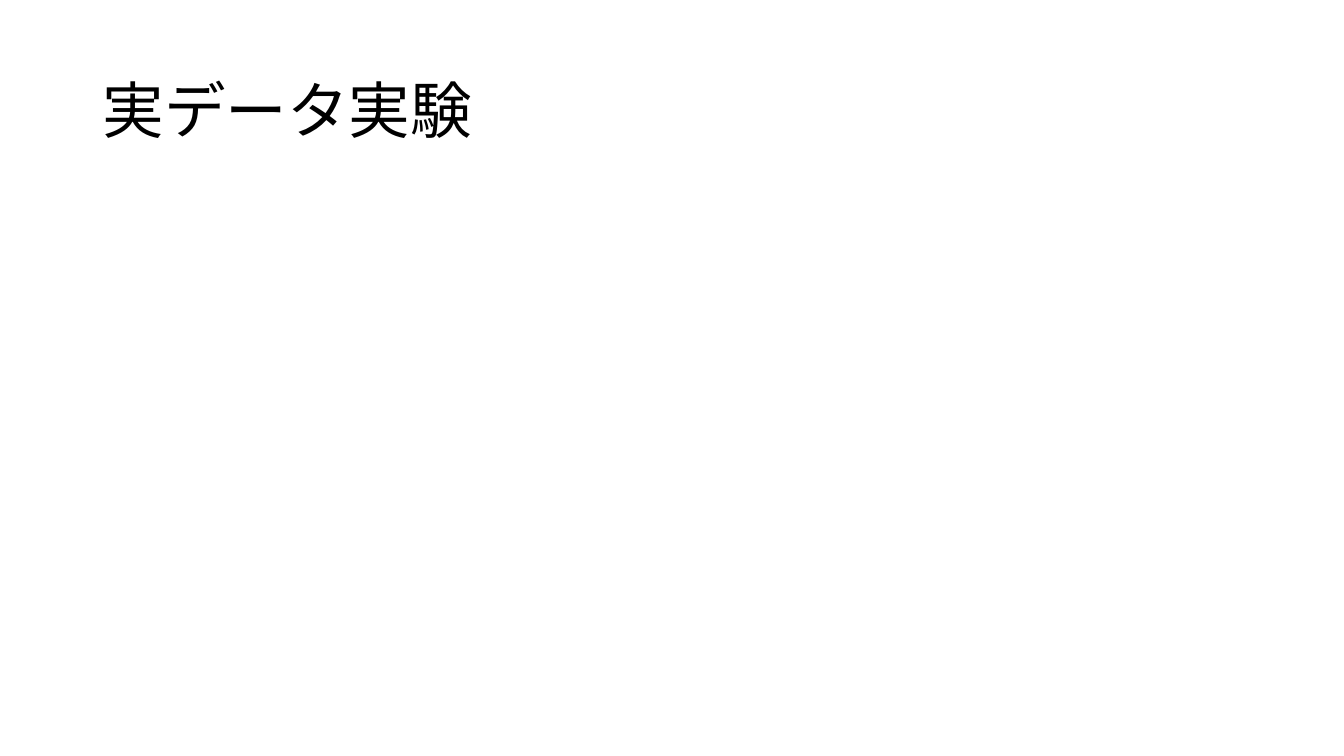
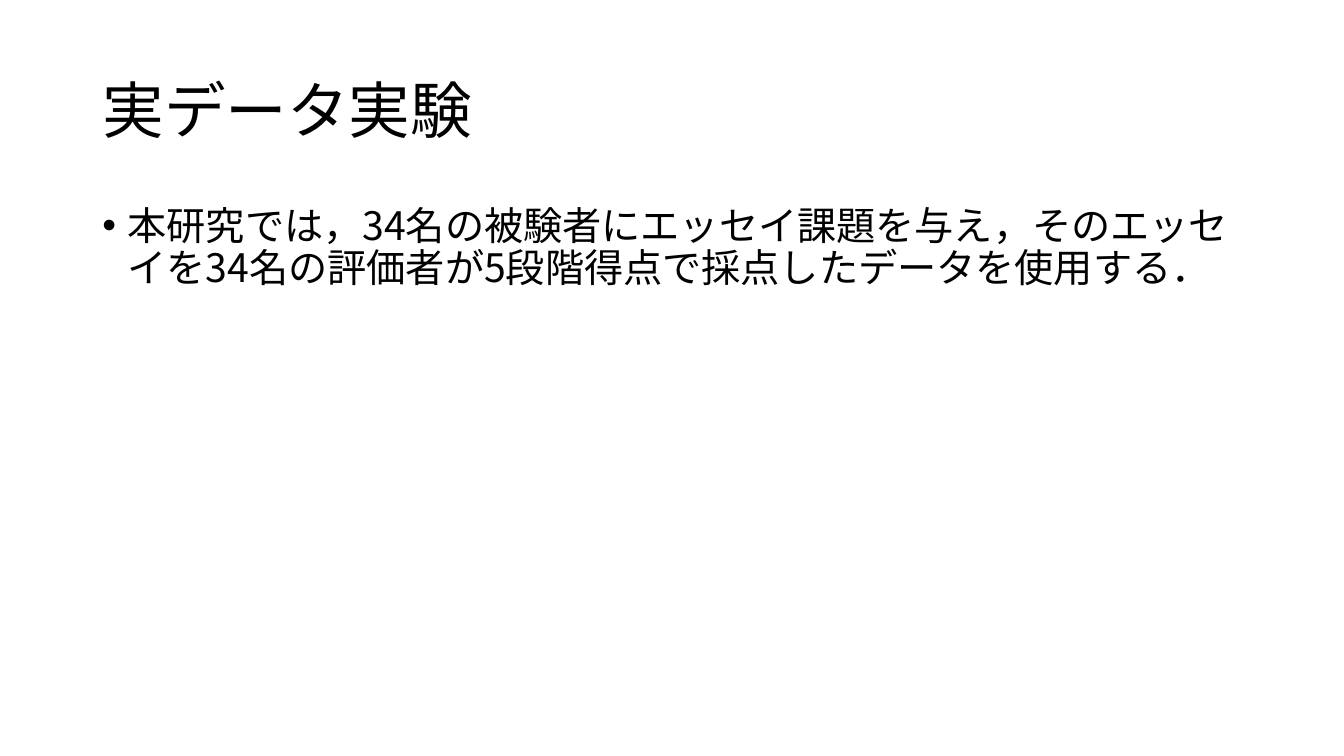
Before and after one commit to Mayu925/lab, a slide deck: slide 8 of chukan/発表スライド.pptx (slide 6 before the commit). Drawn at 1344x756 pixels with LibreOffice and Linux fonts; fonts in the diff are those of the drawing. Boxes give left, top, right and bottom in pixels: in the first picture for what was removed or moved away, otherwise in the second. Text is boxed around its words. In the diff, an @@ line names an element or a change of style, - is before the commit and + after.

```diff
--- a/chukan/発表スライド.pptx
+++ b/chukan/発表スライド.pptx
@@ text added at (128, 207, 1228, 286), 28 pt, text #000000 @@
+• 本研究では，34名の被験者にエッセイ課題を与え，そのエッセイを34名の評価者が5段階得点で採点したデータを使用する．
```
Also in this commit, not shown: 2 other slides changed, 2 slides added, 5 other files.
